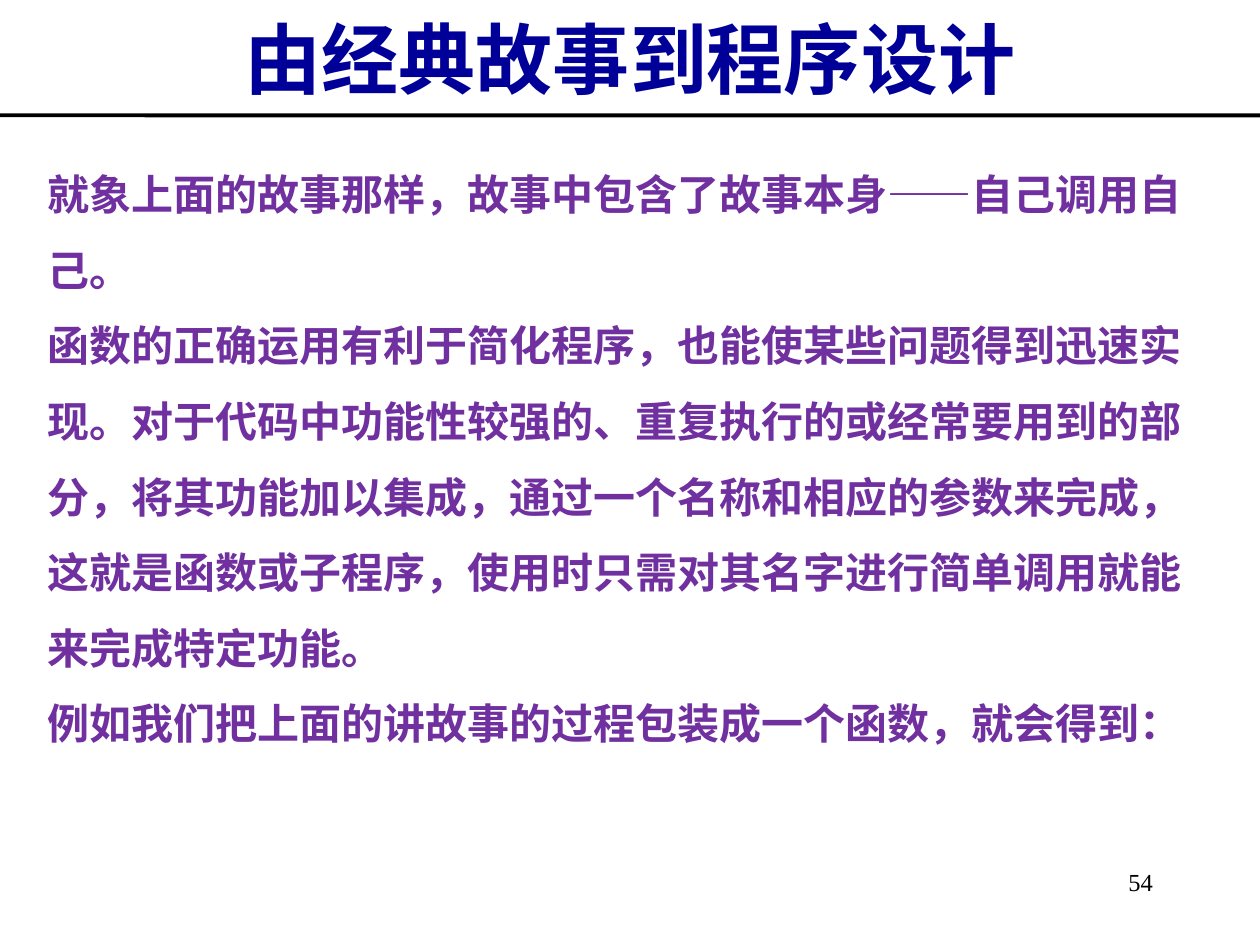
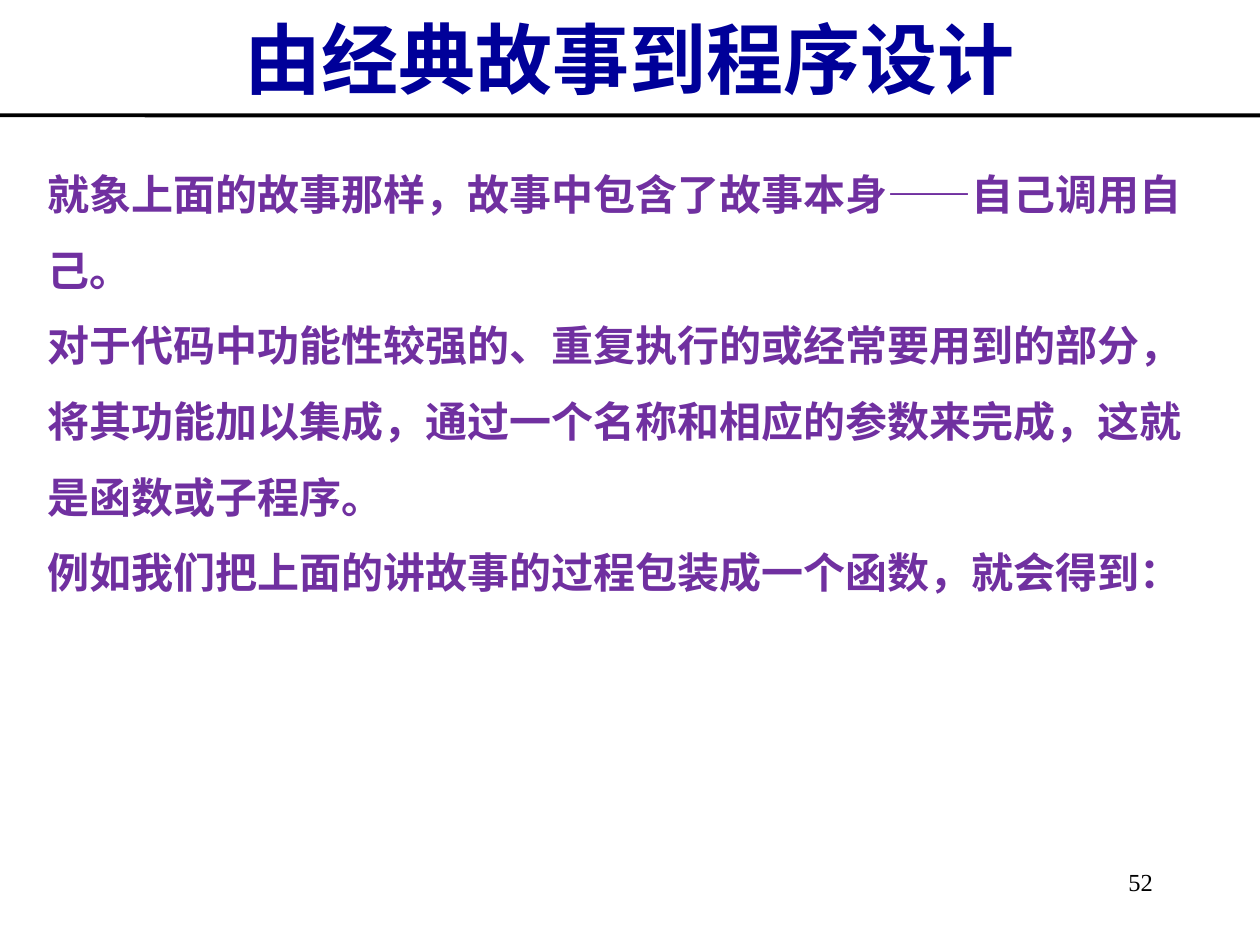
Before and after one commit to imwyw/Java, a slide deck: slide 52 of PPT/javaCh04_异常、枚举、泛型、递归.ppt (slide 54 before the commit). Drawn at 1260x945 pixels with LibreOffice and Linux fonts; fonts in the diff are those of the drawing. Boxes give left, top, right and bottom in pixels: in the first picture for what was removed or moved away, otherwise in the second. Text is boxed around its words. In the diff, an @@ line names an element or a change of style, - is before the commit and + after.

```diff
--- a/PPT/javaCh04_异常、枚举、泛型、递归.ppt
+++ b/PPT/javaCh04_异常、枚举、泛型、递归.ppt
@@ text at (47, 325, 1181, 517): text changed @@
-函数的正确运用有利于简化程序，也能使某些问题得到迅速实现。对于代码中功能性较强的、重复执行的或经常要用到的部分，将其功能加以集成，通过一个名称和相应的参数来完成，这就是函数或子程序，使用时只需对其名字进行简单调用就能来完成特定功能。
+对于代码中功能性较强的、重复执行的或经常要用到的部分，将其功能加以集成，通过一个名称和相应的参数来完成，这就是函数或子程序。
@@ page number at (1128, 874, 1153, 892): text changed @@
-54
+52
```
Also in this commit, not shown: 6 other slides changed, 4 slides added, 5 slides removed.
